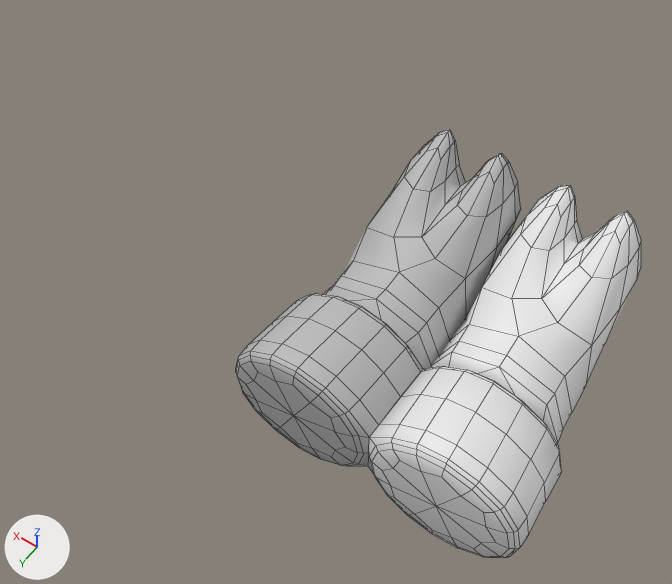
Two versions of the Blender file FMP-VFX/Assets/Models/hoof.blend, one commit apart.
The view is the same before and after, from a camera (50 mm lens) standing at (-1.29, 5.12, 7.21) and looking at (1.9, 0.66, 0.2). The lights are fixed; the arrows at lower left show +X, +Y and +Z. Mesh edges are drawn as thin lines.

In view in the first picture: 'hoofLeft', 'hoofRight'.
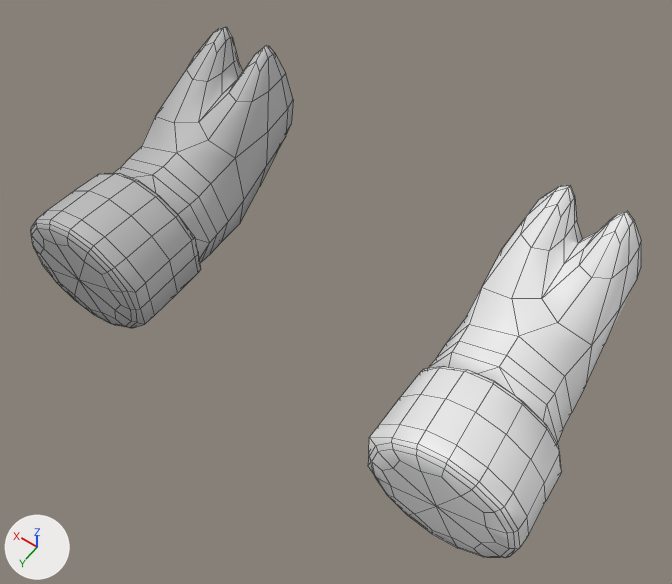
The newer file is also turned or shifted as a whole; pictures and numbers use the older file's frame.

Pixel boxes (x1, y1, x2, y2) of what changed, in the pictures (672 x 584 px):
'hoofLeft', mesh moved: before (236, 130, 521, 466); after (31, 26, 293, 328)

Patch to the scene script:
```diff
--- a/FMP-VFX/Assets/Models/hoof.blend.py
+++ b/FMP-VFX/Assets/Models/hoof.blend.py
@@ me_mesh_002 @@
 me_mesh_002.from_pydata(...)  # 280 vertices, 278 faces; spans x -0.77..0.75, y -0.77..1.89, z -0.69..1.38
 # used by ob_hoofleft; location = (1.48, 0.0, 0.0)
+# me_mesh_002 part 1: the whole mesh is moved by (2.67, 0.0, 0.0)
 me_mesh_002.materials.append(mat_lambert1_001)
```
